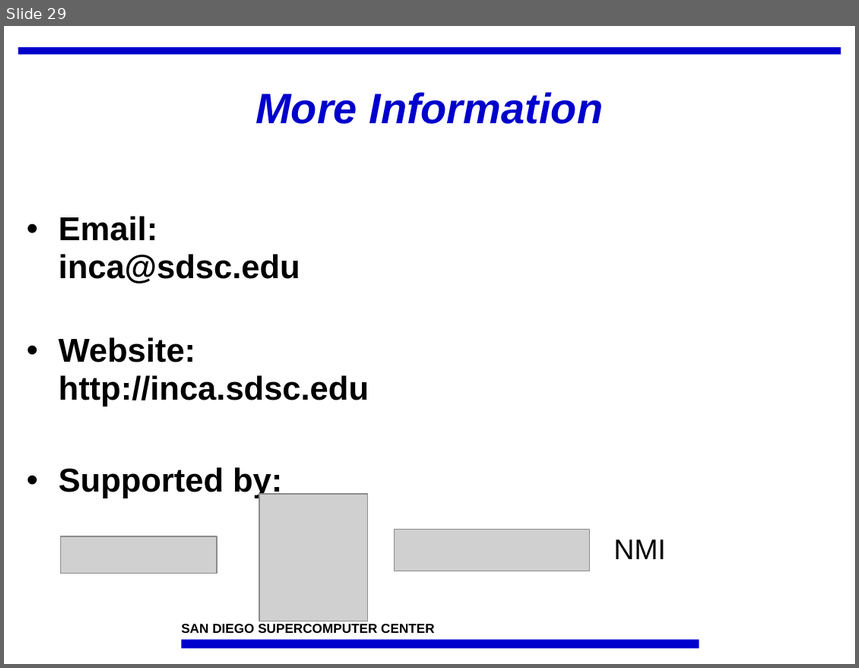
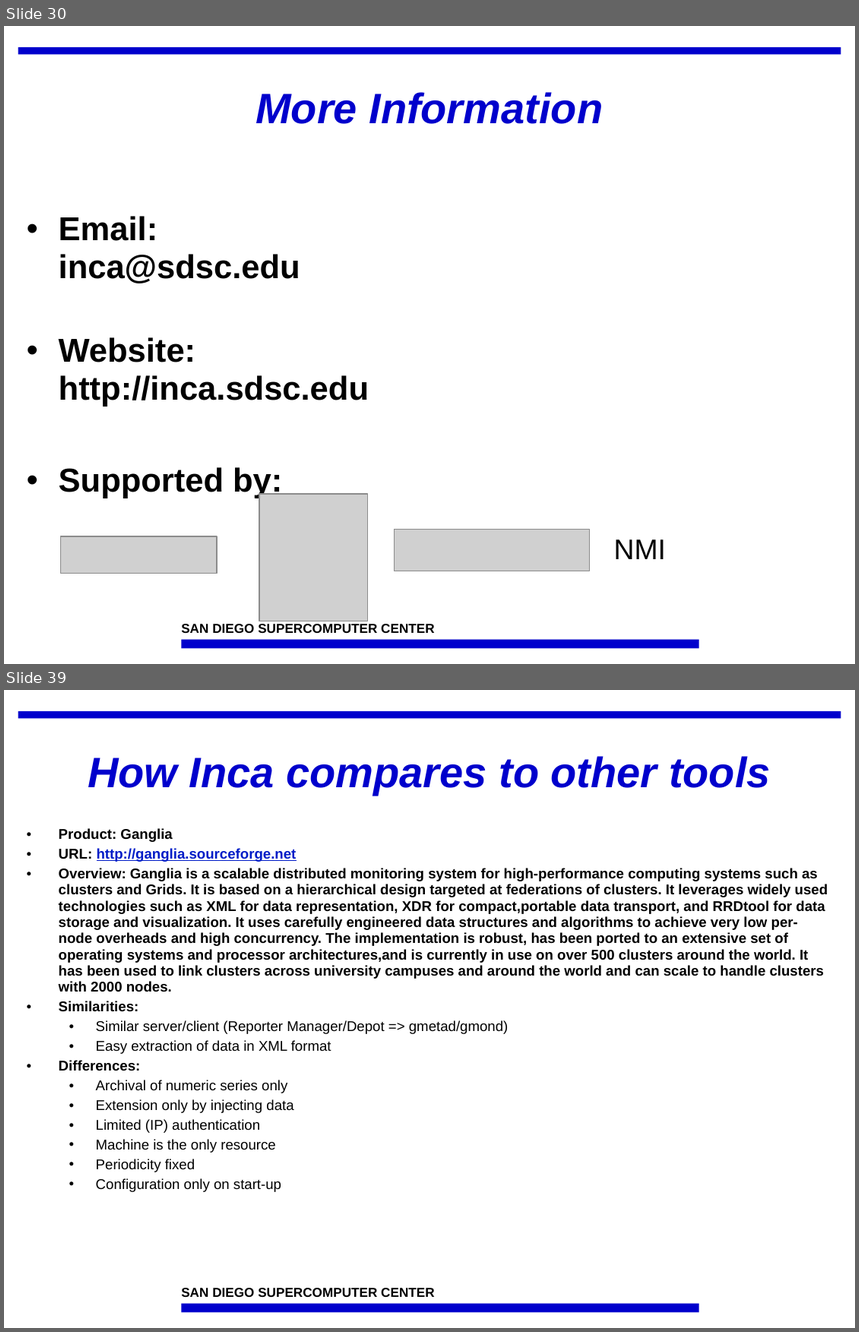
Before and after one commit to IncaProject/inca-xsede, a slide deck: talks/inca_sc05.ppt. Shown one above the other, each under a label of ours: slide 29 before the commit, slides 30 and 39 after it; the slides between them are not shown. The pictures are 859x668 and 859x1332 pixels, drawn with LibreOffice and Linux fonts; fonts in the diff are those of the drawing; grey boxes stand for pictures; background and template pictures are left out. Boxes give left, top, right and bottom in pixels: in the first picture for what was removed or moved away, otherwise in the second. Text is boxed around its words. In the diff, an @@ line names an element or a change of style, - is before the commit and + after.

```diff
--- a/talks/inca_sc05.ppt
+++ b/talks/inca_sc05.ppt
@@ slide 39 added at bbox=[4, 690, 855, 1328], background #FFFFFF; not listed: 3 template elements that a slide beside it also shows @@
@@ title added at bbox=[88, 756, 771, 795], 36 pt, text #0000CC, bold, italic @@
+How Inca compares to other tools
@@ text added at bbox=[59, 828, 828, 1192], 12 pt, text #000000, bold @@
+• Product: Ganglia
+• URL: http://ganglia.sourceforge.net
+• Overview: Ganglia is a scalable distributed monitoring system for high-performance computing systems such as clusters and Grids. It is based on a hierarchical design targeted at federations of clusters. It leverages widely used technologies such as XML for data representation, XDR for compact,portable data transport, and RRDtool for data storage and visualization. It uses carefully engineered data structures and algorithms to achieve very low per-node overheads and high concurrency. The implementation is robust, has been ported to an extensive set of operating systems and processor architectures,and is currently in use on over 500 clusters around the world. It has been used to link clusters across university campuses and around the world and can scale to handle clusters with 2000 nodes.
+• Similarities:
+  • Similar server/client (Reporter Manager/Depot => gmetad/gmond)
+  • Easy extraction of data in XML format
+• Differences:
+  • Archival of numeric series only
+  • Extension only by injecting data
+  • Limited (IP) authentication
+  • Machine is the only resource
+  • Periodicity fixed
+  • Configuration only on start-up
@@ what was slide 29 is now slide 30 @@
```
Also in this commit, not shown: 3 slides changed, 3 other slides added, 1 other file.
